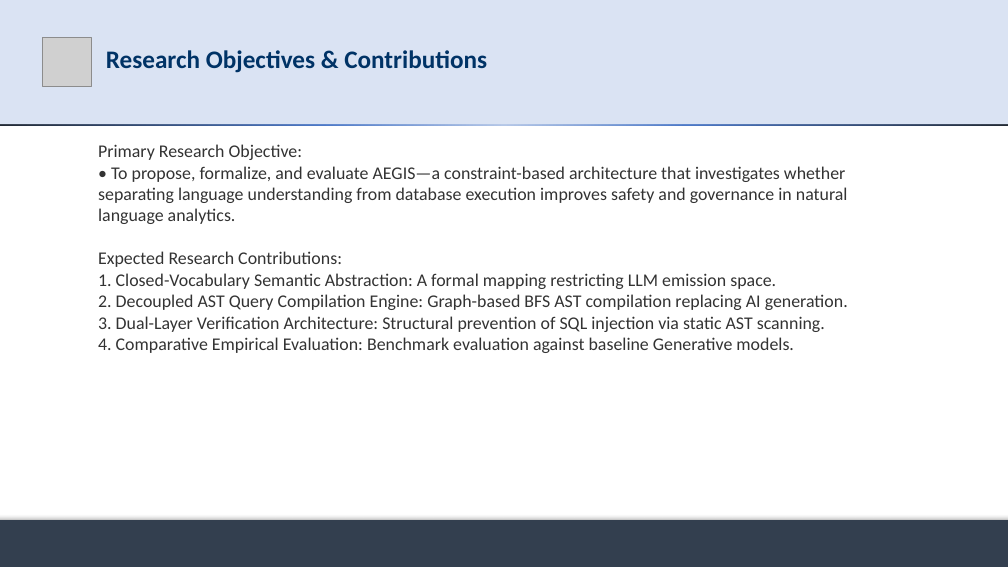
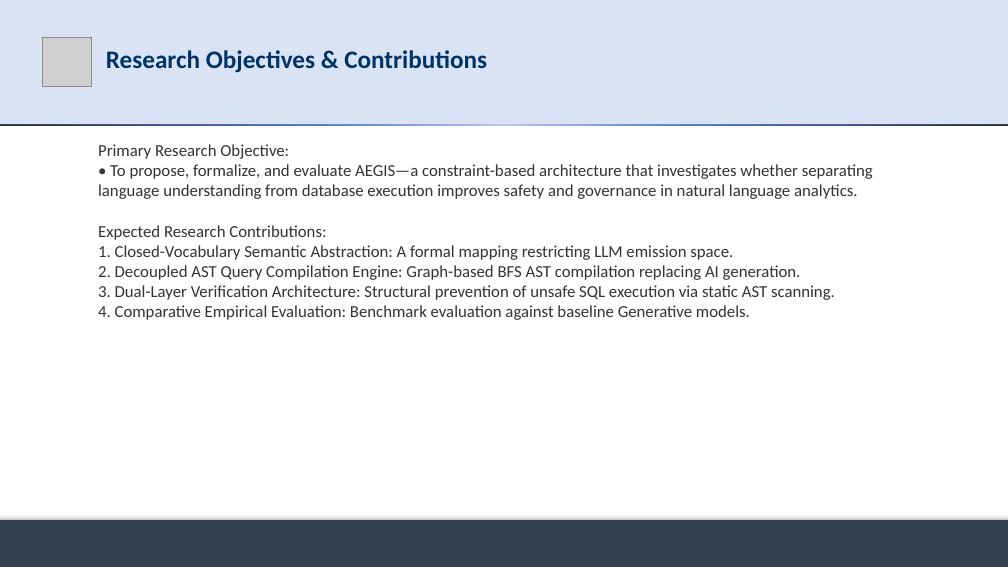
Before and after one commit to md-riaz/AEGIS-Research, a slide deck: slide 7 of docs/scripts/Md_Riaz_Mid_Defense_Final_0322310105101024.pptx. Drawn at 1008x567 pixels with LibreOffice and Linux fonts; fonts in the diff are those of the drawing; grey boxes stand for pictures. Boxes give left, top, right and bottom in pixels: in the first picture for what was removed or moved away, otherwise in the second. Text is boxed around its words. In the diff, an @@ line names an element or a change of style, - is before the commit and + after.

Commit message:
refactor(presentation): update mid-defense deck with progress breakdown slide, exact thesis title, and evaluation plan

```diff
--- a/docs/scripts/Md_Riaz_Mid_Defense_Final_0322310105101024.pptx
+++ b/docs/scripts/Md_Riaz_Mid_Defense_Final_0322310105101024.pptx
@@ text at box(98, 144, 873, 320): size 17 to 16 pt in "Primary Research Objective:", "• To propose, formalize, and evaluate AEGIS—a ...", "Expected Research Contributions:", "1. Closed-Vocabulary Semantic Abstraction: A formal mapping ..." and 2 more places @@
@@ text at box(98, 285, 835, 300): text changed; size 17 to 16 pt @@
-3. Dual-Layer Verification Architecture: Structural prevention of SQL injection via static AST scanning.
+3. Dual-Layer Verification Architecture: Structural prevention of unsafe SQL execution via static AST scanning.
```
Also in this commit, not shown: 6 other slides changed, 1 slide added, 1 slide removed, 9 other files.
